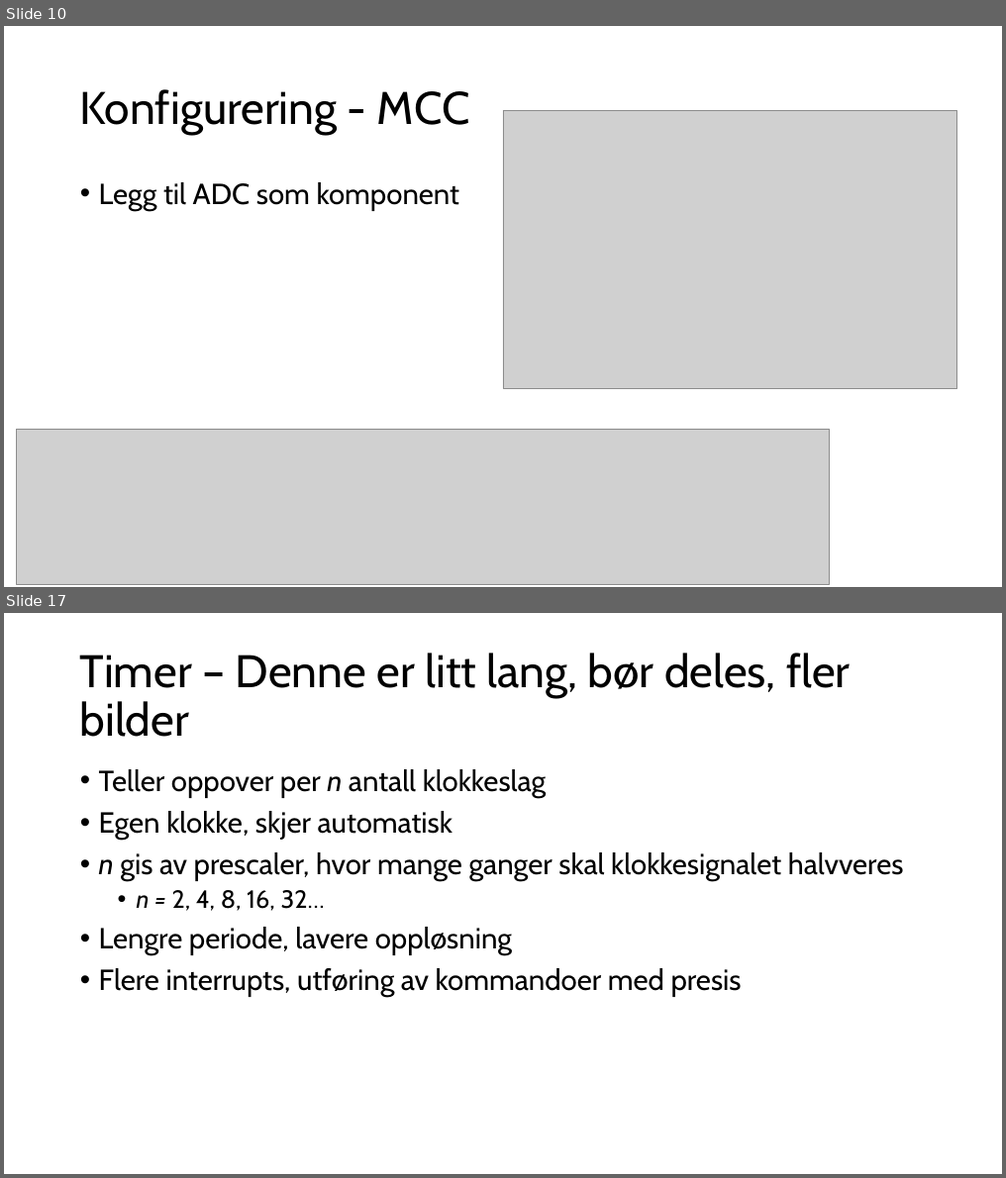
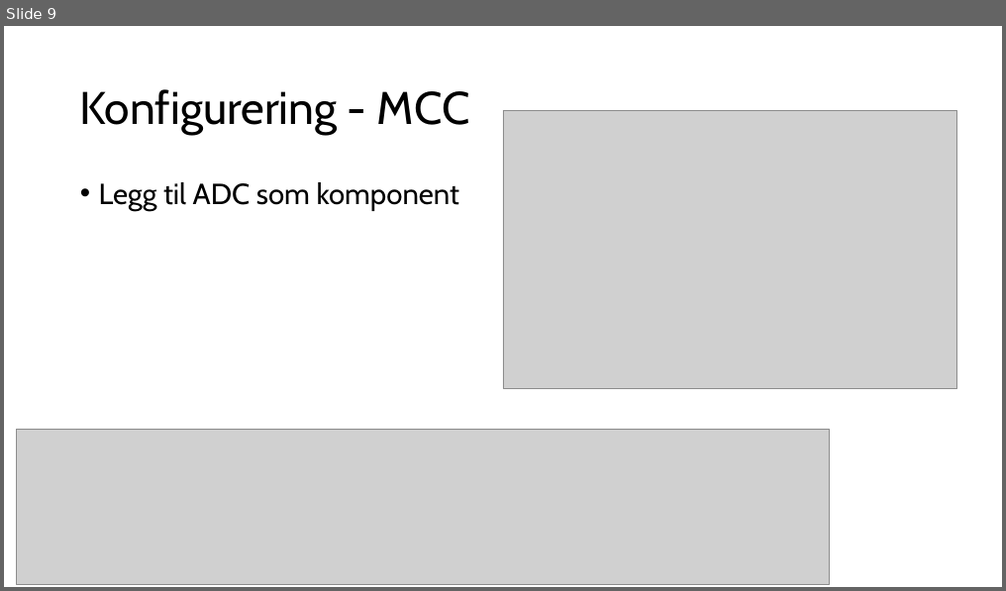
Before and after one commit to ElektraVerksted/AVR-kurs, a slide deck: Kursdag 2/Dag to.pptx. Shown one above the other, each under a label of ours: slides 10 and 17 before the commit, slide 9 after it; the slides between them are not shown. The pictures are 1006x1178 and 1006x591 pixels, drawn with LibreOffice and Linux fonts; fonts in the diff are those of the drawing; grey boxes stand for pictures. Boxes give left, top, right and bottom in pixels: in the first picture for what was removed or moved away, otherwise in the second. Text is boxed around its words. In the diff, an @@ line names an element or a change of style, - is before the commit and + after.

```diff
--- a/Kursdag 2/Dag to.pptx
+++ b/Kursdag 2/Dag to.pptx
@@ slide 17 removed at box(4, 613, 1002, 1174), background #FFFFFF @@
@@ title removed at box(80, 653, 849, 737) @@
-Timer – Denne er litt lang, bør deles, fler bilder
@@ text removed at box(99, 769, 904, 997) @@
-• Teller oppover per n antall klokkeslag
-• Egen klokke, skjer automatisk
-• n gis av prescaler, hvor mange ganger skal klokkesignalet halvveres
-  • n = 2, 4, 8, 16, 32…
-• Lengre periode, lavere oppløsning
-• Flere interrupts, utføring av kommandoer med presis
@@ what was slide 10 is now slide 9 @@
```
Also in this commit, not shown: 7 slides changed, 3 other slides removed, 2 other files.
